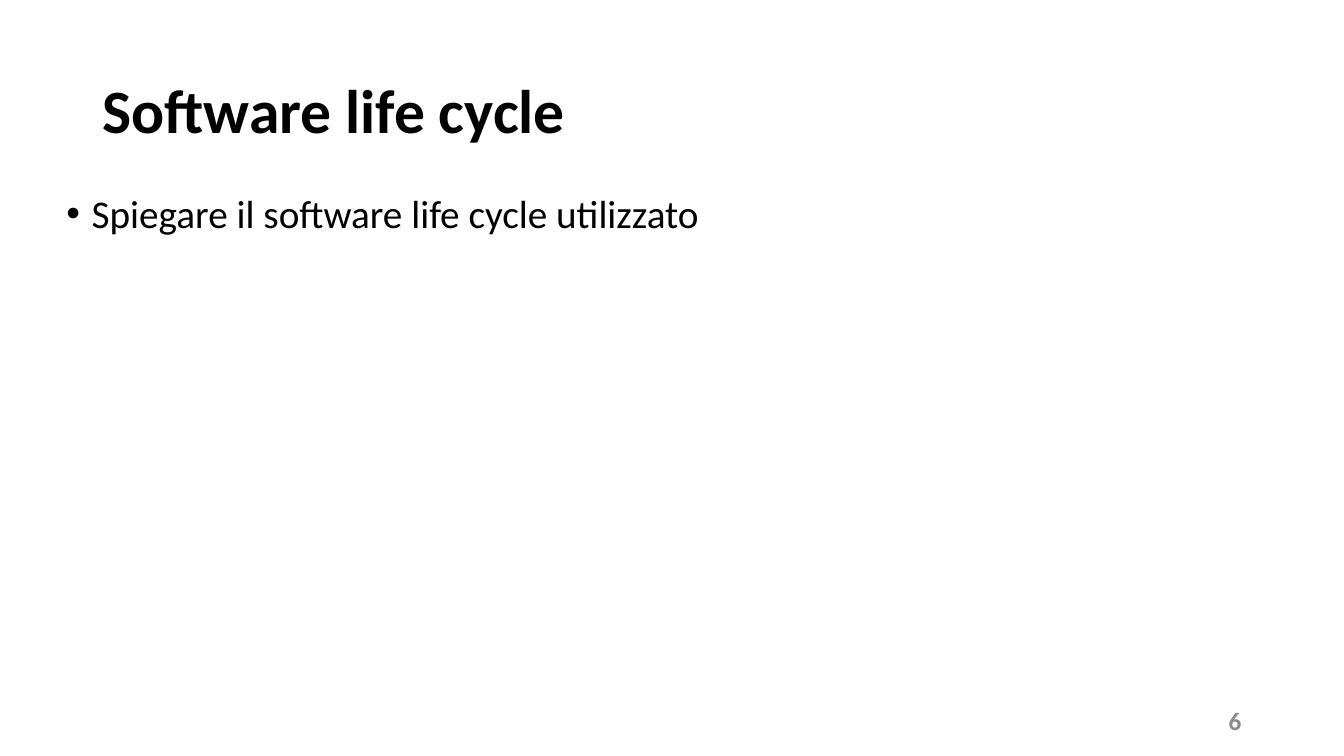
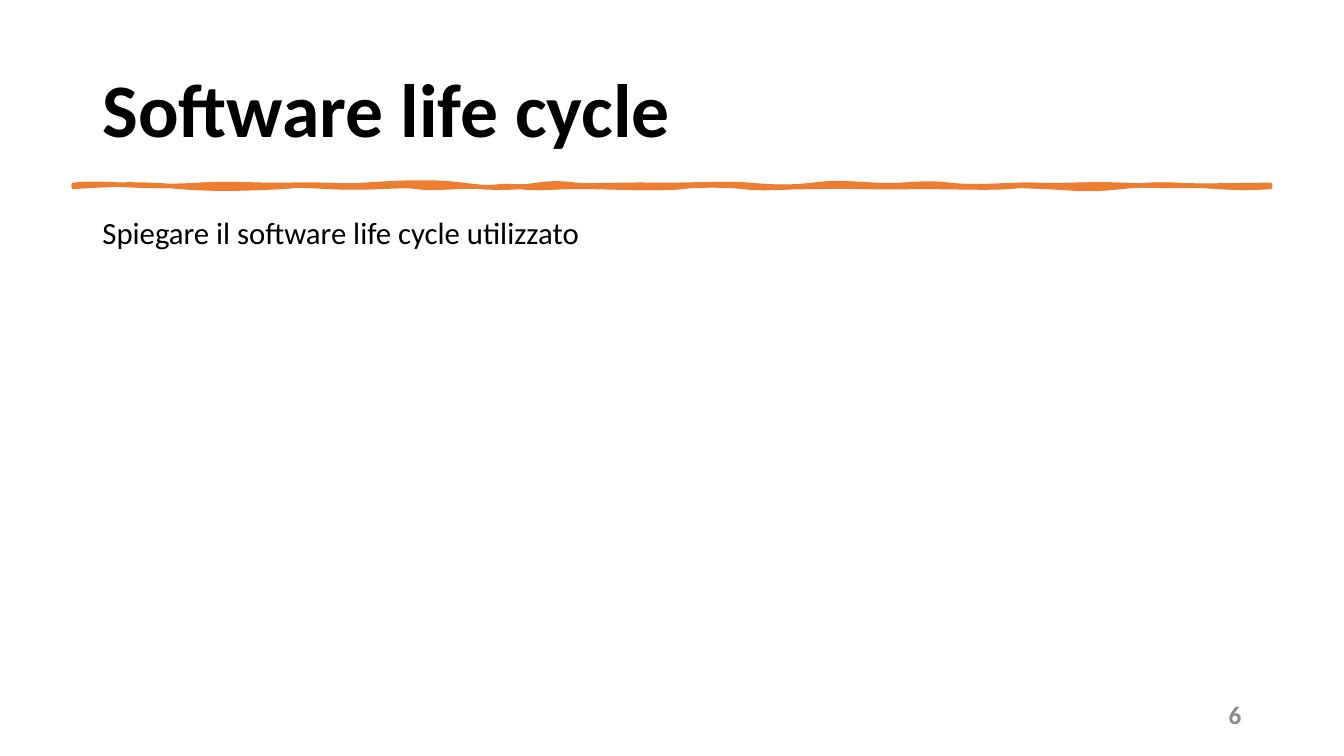
Before and after one commit to mangilimatteo/Progetto_Ingegneria_Software_Cattaneo_Mangili_Saini, a slide deck: slide 6 of Presentazione_Progetto.pptx. Drawn at 1344x756 pixels with LibreOffice and Linux fonts; fonts in the diff are those of the drawing. Boxes give left, top, right and bottom in pixels: in the first picture for what was removed or moved away, otherwise in the second. Text is boxed around its words. In the diff, an @@ line names an element or a change of style, - is before the commit and + after.

```diff
--- a/Presentazione_Progetto.pptx
+++ b/Presentazione_Progetto.pptx
@@ title "Software life cycle" at box(102, 84, 670, 149): size 44 to 54 pt @@
@@ freeform shape added at box(74, 185, 1270, 187), fill #ED7D31, outline #ED7D31 3.25 pt @@
@@ text "Spiegare il software life cycle ...": place and size @@
-text "Spiegare il software life cycle ..." at box(92, 200, 698, 235)
+text "Spiegare il software life cycle ..." at box(102, 222, 579, 250)
@@ text "Spiegare il software life cycle ..." at box(102, 222, 579, 250): size 28 to 22 pt; bullet • to none @@
@@ page number at box(1229, 707, 1242, 724): more space between paragraphs @@
```
Also in this commit, not shown: 11 other slides changed.
